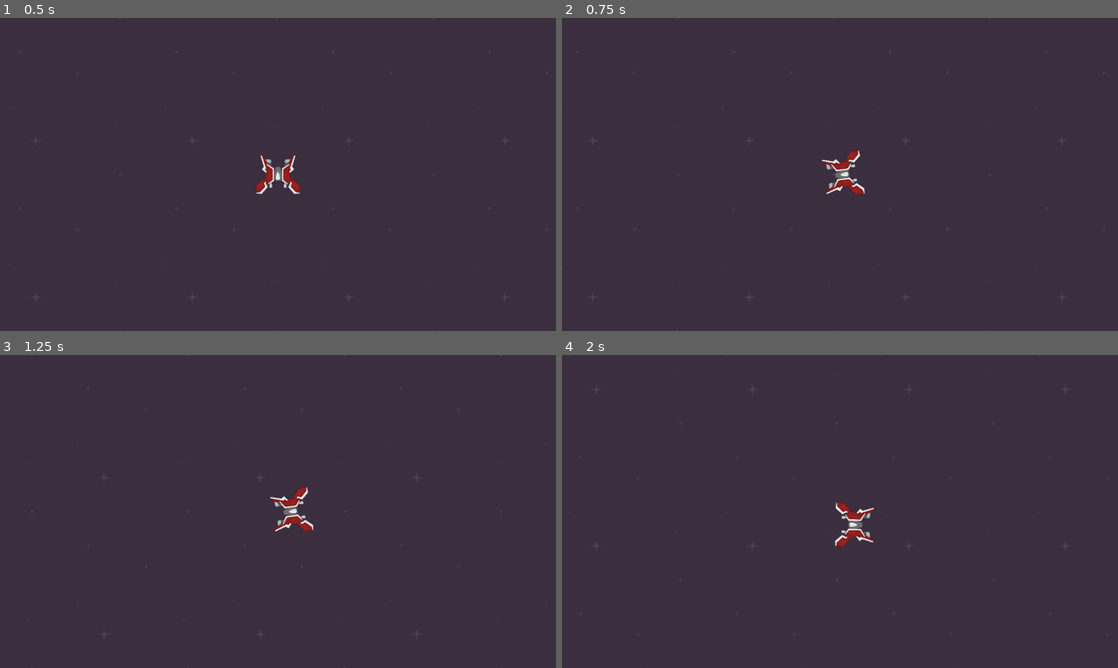
Above: before the commit, frames 1-4 (two rows, left to right).
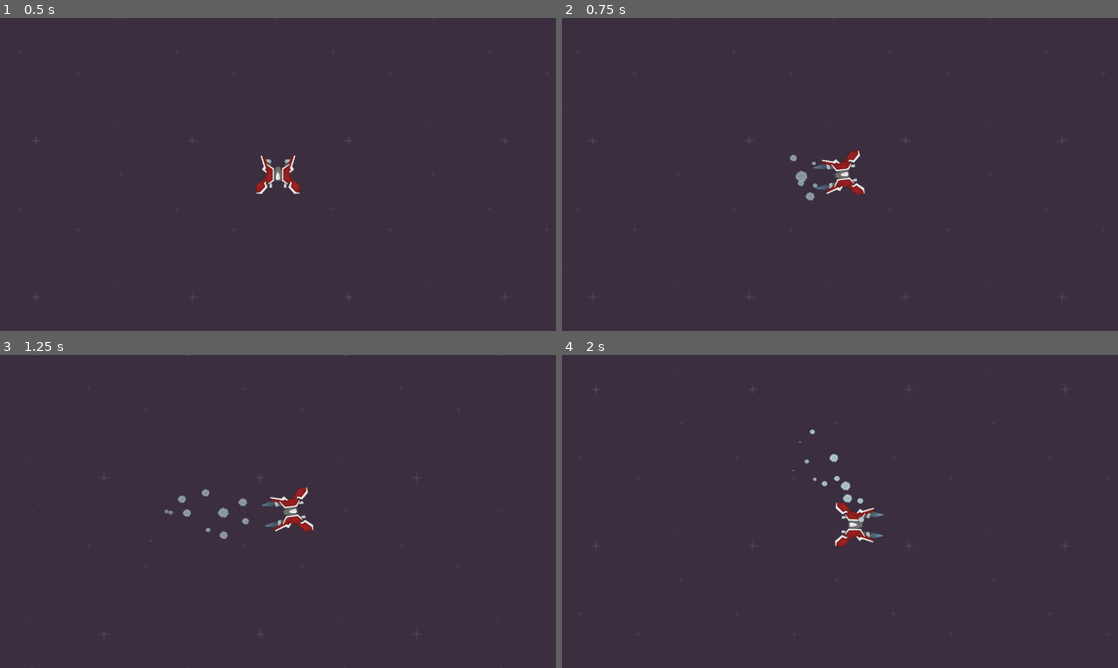
Above: after the commit, the same moments.

Repository: MisterIXI/GAKI
Game: Godot game, scene res://scenes/main_scene.tscn
The game is run twice, just before and just after one commit, with the same random seed, the same clock (stepped at 60 frames per second) and the same inputs.
Inputs (mouse positions are in pixels of both pictures, inside the frame that each line leads up to):
- Up to frame 1 (0.5 s): no input
- Up to frame 2 (0.75 s): tap Enter at 0.5 s; move the mouse to (962, 158) at 0.52 s; hold D (move_right) from 0.53 s (still down); tap Space (boost) at 0.6 s; click (962, 158) at 0.67 s
- Up to frame 3 (1.25 s): keep holding D (move_right)
- Up to frame 4 (2 s): move the mouse to (728, 527) at 1.27 s; release D (move_right) at 1.28 s; hold S (move_down) from 1.28 s (still down); tap Space (boost) at 1.35 s

Frame 1 is identical in both runs. In frame 2, 0.2% of the frame differs, in the area x 40-48%, y 43-59%; in frame 3, 0.3%, in the area x 25-50%, y 42-60%; in frame 4, 0.3%.

Commit message:
exhaust polish

Diff:
--- /dev/null
+++ b/bot-brawl-exercise/scenes/exhaust_fire.gd
@@ -0,0 +1,26 @@
+extends Sprite2D
+
+var tween: Tween
+@onready var smoke_particles: CPUParticles2D = $ExhaustSmoke
+
+func _ready():
+	get_parent().thrusting_changed.connect(on_is_boosting_changed)
+	modulate = Color.TRANSPARENT
+	smoke_particles.scale_amount_min *= scale.x
+	smoke_particles.scale_amount_max *= scale.x
+	smoke_particles.emitting = false
+
+
+func on_is_boosting_changed(is_boosting: bool) -> void:
+	if tween:
+		tween.kill()
+	if is_boosting:
+		tween = create_tween()
+		tween.set_loops()
+		tween.tween_property(self, "modulate", Color.WHITE, 0.3)
+		tween.tween_property(self, "modulate", Color(1, 1, 1, 0.5), 0.3)
+		smoke_particles.emitting = true
+	else:
+		tween = create_tween()
+		tween.tween_property(self, "modulate", Color.TRANSPARENT, 0.5)
+		smoke_particles.emitting = false
--- /dev/null
+++ b/bot-brawl-exercise/scenes/exhaust_fire.tscn
@@ -0,0 +1,33 @@
+[gd_scene load_steps=6 format=3 uid="uid://d3darmcmdc4n1"]
+
+[ext_resource type="Texture2D" uid="uid://bxxj08emg131p" path="res://assets/kenney/Effects/fire14.png" id="1_qn7sw"]
+[ext_resource type="Texture2D" uid="uid://cqn4kuv8dtjwg" path="res://assets/kenney/Effects/spaceEffects_011.png" id="2_6v56h"]
+[ext_resource type="Script" uid="uid://vtgwxyb3htb8" path="res://scenes/exhaust_fire.gd" id="2_h7xl4"]
+
+[sub_resource type="Curve" id="Curve_h7xl4"]
+_data = [Vector2(0, 0), 0.0, 0.0, 0, 0, Vector2(0.25000003, 1), 0.0, 0.0, 0, 0, Vector2(1, 0), 0.0, 0.0, 0, 0]
+point_count = 3
+
+[sub_resource type="Gradient" id="Gradient_ewxhc"]
+offsets = PackedFloat32Array(0.5205479, 1)
+colors = PackedColorArray(1, 1, 1, 1, 1, 1, 1, 0)
+
+[node name="ExhaustFire" type="Sprite2D"]
+texture = ExtResource("1_qn7sw")
+script = ExtResource("2_h7xl4")
+
+[node name="ExhaustSmoke" type="CPUParticles2D" parent="."]
+position = Vector2(0, -13)
+emitting = false
+texture = ExtResource("2_6v56h")
+lifetime = 0.5
+randomness = 0.5
+direction = Vector2(0, 1)
+spread = 40.0
+gravity = Vector2(0, 0)
+initial_velocity_min = 200.0
+initial_velocity_max = 300.0
+scale_amount_min = 0.2
+scale_amount_max = 0.5
+scale_amount_curve = SubResource("Curve_h7xl4")
+color_ramp = SubResource("Gradient_ewxhc")
--- a/bot-brawl-exercise/scenes/main_scene.tscn
+++ b/bot-brawl-exercise/scenes/main_scene.tscn
@@ -7,6 +7,7 @@
 [ext_resource type="Script" uid="uid://bsd1op3prbby8" path="res://components/health_component.gd" id="4_pu3yx"]
 [ext_resource type="Script" uid="uid://dxlrjbl102iug" path="res://components/health_bar.gd" id="5_gubc5"]
 [ext_resource type="Script" uid="uid://dtj16nbsg7yd8" path="res://components/manual_control.gd" id="6_rt2n2"]
+[ext_resource type="PackedScene" uid="uid://d3darmcmdc4n1" path="res://scenes/exhaust_fire.tscn" id="8_18nlu"]
 
 [sub_resource type="StyleBoxFlat" id="StyleBoxFlat_gubc5"]
 bg_color = Color(0.33333334, 0.33333334, 0.33333334, 0.39215687)
@@ -64,3 +65,9 @@
 [node name="ManualControl" type="Node" parent="PlayerShip"]
 script = ExtResource("6_rt2n2")
 metadata/_custom_type_script = "uid://dtj16nbsg7yd8"
+
+[node name="ExhaustFireLeft" parent="PlayerShip" instance=ExtResource("8_18nlu")]
+position = Vector2(-24, 50)
+
+[node name="ExhaustFireRight" parent="PlayerShip" instance=ExtResource("8_18nlu")]
+position = Vector2(24, 50)
Not shown, added: bot-brawl-exercise/scenes/exhaust_fire.gd.uid
Not shown: 1 places in bot-brawl-exercise/scenes/main_scene.tscn that only renumber resources
